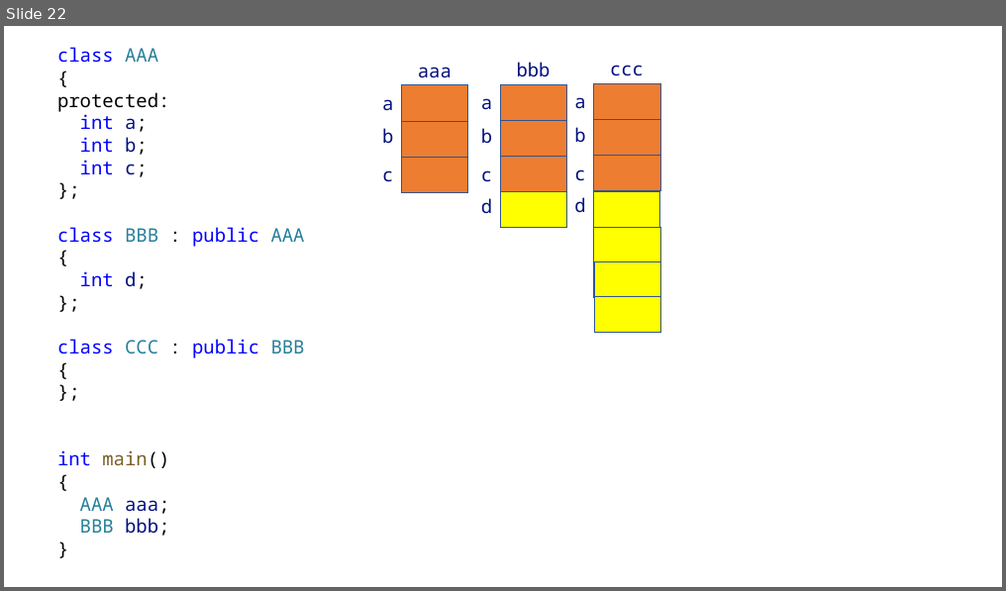
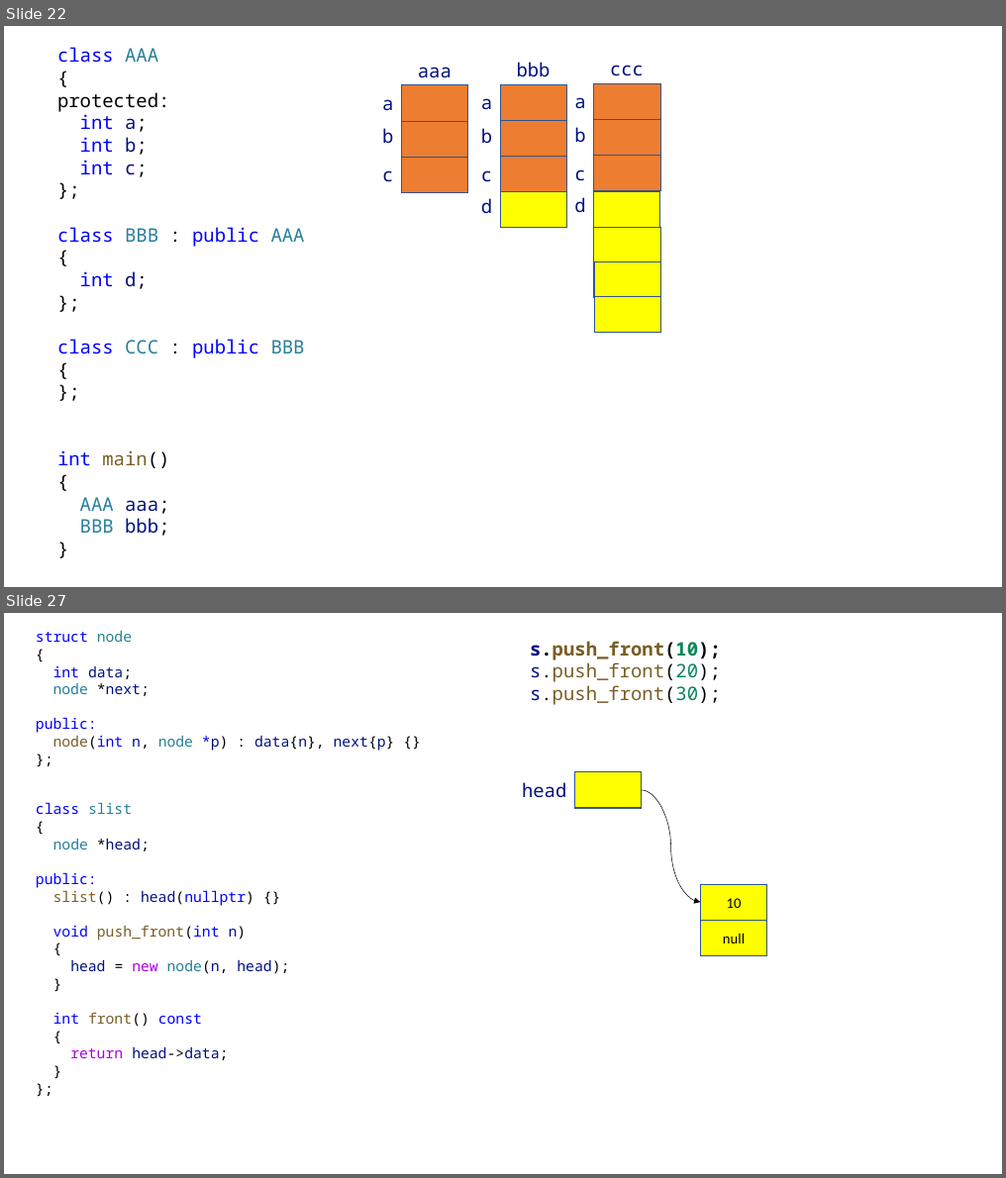
Before and after one commit to yoondev-classroom/hyundai_220510, a slide deck: cpp/220517.pptx. Shown one above the other, each under a label of ours: slide 22 before the commit, slides 22 and 27 after it; the slides between them are not shown. The pictures are 1006x591 and 1006x1178 pixels, drawn with LibreOffice and Linux fonts; fonts in the diff are those of the drawing. Boxes give left, top, right and bottom in pixels: in the first picture for what was removed or moved away, otherwise in the second. Text is boxed around its words. In the diff, an @@ line names an element or a change of style, - is before the commit and + after.

```diff
--- a/cpp/220517.pptx
+++ b/cpp/220517.pptx
@@ slide 27 added at [4, 613, 1002, 1174], background #FFFFFF @@
@@ text added at [36, 631, 395, 751], 14 pt, text #0000FF @@
+struct node
+{
+int data;
+node *next;
+public:
+node(int n, node *p) : data{n}, next{p} {}
+};
@@ text added at [530, 641, 721, 705], 18 pt, text #795E26 @@
+s.push_front(10);
+s.push_front(20);
+s.push_front(30);
@@ text added at [522, 782, 566, 798], 18 pt, text #001080 @@
+head
@@ rectangle added at [574, 772, 642, 808], fill #FFFF00, outline #325491 1 pt @@
@@ curved arrow added from (642, 790) to (700, 902), #000000 0.5 pt @@
@@ text added at [36, 802, 289, 1060], 14 pt, text #0000FF @@
+class slist
+{
+node *head;
+public:
+slist() : head(nullptr) {}
+void push_front(int n)
+{
+head = new node(n, head);
+}
+int front() const
+{
+return head->data;
+}
+};
@@ rectangle added at [700, 884, 767, 921], fill #FFFF00, outline #325491 1 pt, 14 pt, text #000000 @@
+10
@@ rectangle added at [700, 920, 767, 956], fill #FFFF00, outline #325491 1 pt, 14 pt, text #000000 @@
+null
```
Also in this commit, not shown: 6 other slides added, 5 other files.
